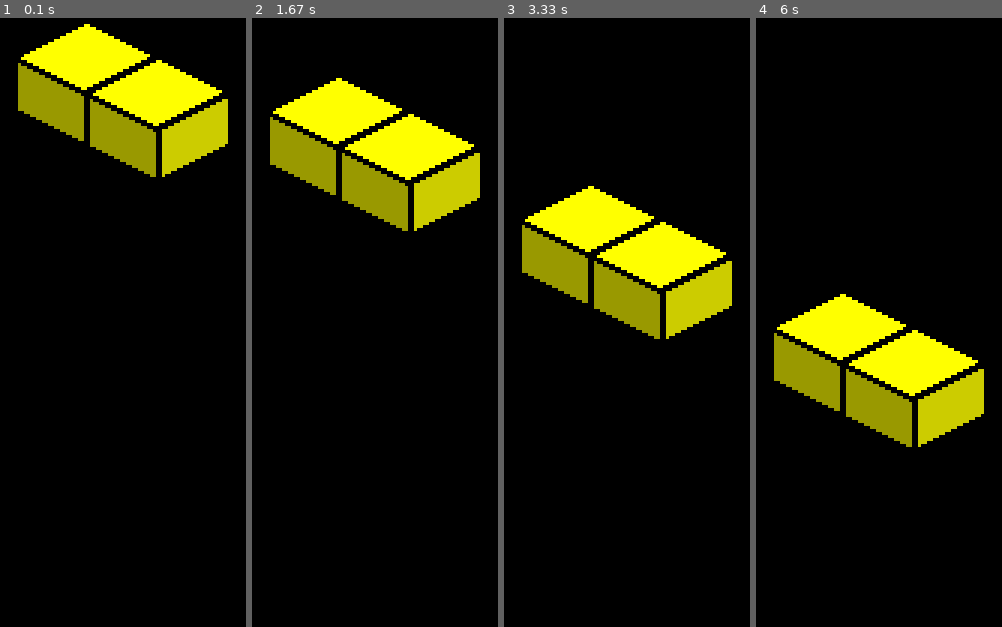
Above: before the commit, frames 1-4 (left to right).
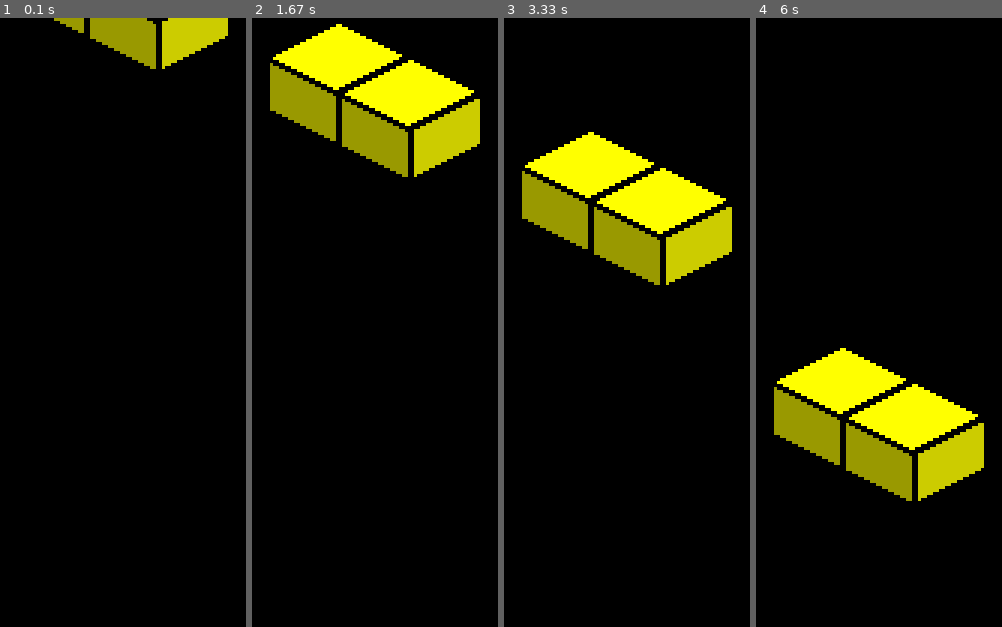
Above: after the commit, the same moments.

Repository: jedeth/tetris_pedago_python
Game: pygame game, started from tetris_3d.py
Two runs of this game, one before a commit and one after it. Both use one fixed random seed, a clock stepped at 60 frames per second and the inputs below.
Inputs:
- Up to frame 1 (0.1 s): no input
- Up to frame 2 (1.67 s): no input
- Up to frame 3 (3.33 s): no input
- Up to frame 4 (6 s): no input

The runs differ from the first frame. In frame 1, 15% of the frame differs, in the area x 7-93%, y 0-27%; in frame 2, 18%, in the area x 7-93%, y 0-35%; in frame 3, 18%; in frame 4, 18%.

Commit message:
Refactor game logic and enhance piece generation in 3D Tetris

Diff:
--- a/tetris_3d.py
+++ b/tetris_3d.py
@@ -1,7 +1,7 @@
 import pygame
 import sys
 import random
-import time # Utile pour la gestion du temps
+import time # Pas activement utilisé pour les délais ici, mais pygame.time l'est
 
 # --- Initialisation de Pygame ---
 pygame.init()
@@ -15,14 +15,14 @@
 # Dimensions de l'arène de jeu 3D (en nombre de blocs)
 LARGEUR_ARENE_3D = 6
 PROFONDEUR_ARENE_3D = 6
-HAUTEUR_ARENE_3D = 10 # Hauteur où les pièces peuvent s'empiler
+HAUTEUR_ARENE_3D = 12 # Hauteur où les pièces peuvent s'empiler
 
 # Couleurs
 noir = (0, 0, 0)
 blanc = (255, 255, 255)
 gris_clair = (200, 200, 200)
-rouge = (255,0,0) # Ajouté pour Game Over et pour tests
-couleur_vide = (30, 30, 30)
+rouge = (255, 0, 0)
+couleur_vide = (30, 30, 30) # Pour les cases vides de l'arène si besoin
 
 couleurs_pieces = {
     1: (255, 255, 0),   # Jaune
@@ -31,32 +31,37 @@
     4: (0, 0, 255),     # Bleu foncé
     5: (128, 0, 128),   # Violet
     6: (0, 255, 0),     # Vert
-    7: (255, 0, 0)      # Rouge
+    7: (255, 0, 0)      # Rouge (attention, utilisé aussi pour Game Over)
 }
 
 # --- Définitions des Formes de Pièces 3D et Types ---
 PIECES_3D_TYPES = {
-    "I": {"formes": [[(0,0,0), (1,0,0), (2,0,0), (3,0,0)]], "couleur_idx": 2},
-    "L": {"formes": [[(0,0,0), (0,0,1), (0,0,2), (1,0,0)]], "couleur_idx": 3},
-    "O_simple": {"formes": [[(0,0,0), (1,0,0)]], "couleur_idx": 1}
+    "I": {"formes": [[(0,0,0), (1,0,0), (2,0,0), (3,0,0)]], "couleur_idx": 2, "nom": "I"},
+    "L": {"formes": [[(0,0,0), (0,0,1), (0,0,2), (1,0,0)]], "couleur_idx": 3, "nom": "L"},
+    "O_simple": {"formes": [[(0,0,0), (1,0,0)]], "couleur_idx": 1, "nom": "O_simple"}
+    # TODO: Ajouter plus de pièces et leurs rotations
 }
 LISTE_NOMS_PIECES = list(PIECES_3D_TYPES.keys())
 
 # --- Variables Globales pour la Pièce Active ---
-piece_actuelle_definition = []
+piece_actuelle_type_rotations = [] # Liste des matrices de rotation pour le type de pièce actuel
+piece_actuelle_rotation_index = 0  # Index de la rotation actuelle
+piece_actuelle_definition = []     # Forme actuelle (liste de (dx,dy,dz))
 piece_actuelle_gx = 0
 piece_actuelle_gy = 0
 piece_actuelle_gz = 0
 piece_actuelle_couleur = noir
+piece_actuelle_couleur_idx = 0     # Index de la couleur (clé pour couleurs_pieces)
+nom_piece_actuelle = ""            # Pour le débogage
 
 # --- Paramètres pour la Projection Isométrique ---
 DEMI_LARGEUR_ISO = 24
 DEMI_HAUTEUR_ISO = 12
 HAUTEUR_Z_ISO = 18
 origine_iso_x_ecran = largeur_fenetre // 2
-origine_iso_y_ecran = hauteur_fenetre // 4 # Un peu plus haut pour mieux voir tomber
-
-# --- Fonctions Utilitaires (Projection, Dessin, Logique) ---
+origine_iso_y_ecran = hauteur_fenetre // 4
+
+# --- Fonctions Utilitaires ---
 def projeter_point_iso(monde_x, monde_y, monde_z):
     ecran_x = origine_iso_x_ecran + (monde_x - monde_y) * DEMI_LARGEUR_ISO
     ecran_y = origine_iso_y_ecran + (monde_x + monde_y) * DEMI_HAUTEUR_ISO - monde_z * HAUTEUR_Z_ISO
@@ -70,37 +75,33 @@
     s = [projeter_point_iso(p[0], p[1], p[2]) for p in sommets_3d]
     r, g, b = couleur_base
     couleur_top = pygame.Color(min(255, int(r*1.0)), min(255, int(g*1.0)), min(255, int(b*1.0)))
-    couleur_cote1 = pygame.Color(min(255, int(r*0.8)), min(255, int(g*0.8)), min(255, int(b*0.8))) # Droite (X-max)
-    couleur_cote2 = pygame.Color(min(255, int(r*0.6)), min(255, int(g*0.6)), min(255, int(b*0.6))) # Gauche (Y-max)
-
-    # Faces (s'assurer que les indices sont corrects pour les faces visibles)
-    # Top: s[4],s[5],s[7],s[6] | Droite (X-max): s[1],s[3],s[7],s[5] | Gauche (Y-max): s[2],s[3],s[7],s[6]
-    # Ordre pour un effet de recouvrement correct simple (peut nécessiter un tri plus avancé plus tard)
-    pygame.draw.polygon(surface, couleur_cote2, [s[2], s[3], s[7], s[6]]) # Face Y-max (avant-gauche)
+    couleur_cote_droite = pygame.Color(min(255, int(r*0.8)), min(255, int(g*0.8)), min(255, int(b*0.8)))
+    couleur_cote_gauche = pygame.Color(min(255, int(r*0.6)), min(255, int(g*0.6)), min(255, int(b*0.6)))
+
+    # Faces: Top: s[4],s[5],s[7],s[6] | Droite (X-max): s[1],s[3],s[7],s[5] | Gauche (Y-max): s[2],s[3],s[7],s[6]
+    # (L'ordre de dessin des faces peut influencer la perception si elles se chevauchent parfaitement)
+    pygame.draw.polygon(surface, couleur_cote_gauche, [s[2], s[3], s[7], s[6]])
     pygame.draw.polygon(surface, noir, [s[2], s[3], s[7], s[6]], 2)
-    pygame.draw.polygon(surface, couleur_cote1, [s[1], s[3], s[7], s[5]]) # Face X-max (avant-droite)
+    pygame.draw.polygon(surface, couleur_cote_droite, [s[1], s[3], s[7], s[5]])
     pygame.draw.polygon(surface, noir, [s[1], s[3], s[7], s[5]], 2)
-    pygame.draw.polygon(surface, couleur_top, [s[4], s[5], s[7], s[6]]) # Face du dessus
+    pygame.draw.polygon(surface, couleur_top, [s[4], s[5], s[7], s[6]])
     pygame.draw.polygon(surface, noir, [s[4], s[5], s[7], s[6]], 2)
 
 def dessiner_piece_3d(surface, liste_cubes_relatifs, base_gx, base_gy, base_gz, couleur_piece):
     for dx, dy, dz in liste_cubes_relatifs:
-        cube_monde_x = base_gx + dx
-        cube_monde_y = base_gy + dy
-        cube_monde_z = base_gz + dz
-        dessiner_cube_iso(surface, cube_monde_x, cube_monde_y, cube_monde_z, couleur_piece)
+        dessiner_cube_iso(surface, base_gx + dx, base_gy + dy, base_gz + dz, couleur_piece)
 
 def creer_arene_3d_vide(largeur, profondeur, hauteur):
     arene = []
-    for z_niveau in range(hauteur):
+    for _ in range(hauteur): # z
         etage = []
-        for y_prof in range(profondeur):
-            ligne = [0] * largeur
-            etage.append(ligne)
+        for _ in range(profondeur): # y
+            etage.append([0] * largeur) # x
         arene.append(etage)
     return arene
 
 def dessiner_arene_3d_figee(surface, arene_3d, dict_couleurs):
+    if not arene_3d: return
     hauteur = len(arene_3d)
     if hauteur == 0: return
     profondeur = len(arene_3d[0])
@@ -115,44 +116,64 @@
                     couleur_bloc = dict_couleurs.get(valeur_cellule, couleur_vide)
                     dessiner_cube_iso(surface, gx, gy, gz, couleur_bloc)
 
-# NOUVEAU : Fonction pour générer une nouvelle pièce (met à jour les globales)
 def generer_nouvelle_piece_3d():
-    global piece_actuelle_definition, piece_actuelle_gx, piece_actuelle_gy, piece_actuelle_gz, piece_actuelle_couleur
+    global piece_actuelle_type_rotations, piece_actuelle_rotation_index, piece_actuelle_definition
+    global piece_actuelle_gx, piece_actuelle_gy, piece_actuelle_gz
+    global piece_actuelle_couleur, piece_actuelle_couleur_idx, nom_piece_actuelle
 
     nom_piece_choisie = random.choice(LISTE_NOMS_PIECES)
     details_piece = PIECES_3D_TYPES[nom_piece_choisie]
-    piece_actuelle_definition = details_piece["formes"][0] # Prend la première rotation définie
-    piece_actuelle_couleur = couleurs_pieces.get(details_piece["couleur_idx"], blanc)
-
-    # Position de départ centrée en X et Y, et en haut en Z
-    piece_actuelle_gx = LARGEUR_ARENE_3D // 2 -1 # Ajustez si nécessaire pour centrer la pièce
-    piece_actuelle_gy = PROFONDEUR_ARENE_3D // 2 -1 # Ajustez si nécessaire
-    piece_actuelle_gz = HAUTEUR_ARENE_3D # Commence au-dessus du "plafond" visible pour tomber
-
-    print(f"Nouvelle pièce: {nom_piece_choisie} à GZ={piece_actuelle_gz}")
-
+
+    nom_piece_actuelle = details_piece["nom"]
+    piece_actuelle_type_rotations = details_piece["formes"]
+    piece_actuelle_rotation_index = 0 # Toujours la première rotation pour l'instant
+    piece_actuelle_definition = piece_actuelle_type_rotations[piece_actuelle_rotation_index]
+
+    piece_actuelle_couleur_idx = details_piece["couleur_idx"]
+    piece_actuelle_couleur = couleurs_pieces.get(piece_actuelle_couleur_idx, blanc)
+
+    piece_actuelle_gx = LARGEUR_ARENE_3D // 2 - 1
+    piece_actuelle_gy = PROFONDEUR_ARENE_3D // 2 - 1
+    piece_actuelle_gz = HAUTEUR_ARENE_3D # Apparaît au-dessus du "plafond" pour tomber
+    print(f"Nouvelle pièce: {nom_piece_actuelle} à GZ={piece_actuelle_gz}")
+
+def verifier_collision_3d(arene_3d_logique, piece_definition_relative, base_gx, base_gy, base_gz):
+    for dx, dy, dz in piece_definition_relative:
+        ax = base_gx + dx
+        ay = base_gy + dy
+        az = base_gz + dz
+
+        if not (0 <= ax < LARGEUR_ARENE_3D and 0 <= ay < PROFONDEUR_ARENE_3D):
+            return True # Collision murs latéraux/profondeur
+        if az < 0:
+            return True # Collision avec le sol (z=0 est le sol)
+
+        # Collision avec des blocs existants (seulement si DANS l'arène)
+        if 0 <= az < HAUTEUR_ARENE_3D: # Le cube est à un niveau "figeable"
+            if arene_3d_logique[az][ay][ax] != 0:
+                return True
+    return False
 
 # --- Création de la Fenêtre et Initialisation des Éléments de Jeu ---
 ecran = pygame.display.set_mode(taille_fenetre)
-pygame.display.set_caption("Tetris 3D - Chute de Pièces")
+pygame.display.set_caption("Tetris 3D - Atterrissage")
 horloge = pygame.time.Clock()
 
 arene_3d_jeu = creer_arene_3d_vide(LARGEUR_ARENE_3D, PROFONDEUR_ARENE_3D, HAUTEUR_ARENE_3D)
-# Vous pouvez ajouter un sol pour tester la chute visuellement :
-# for x_sol in range(LARGEUR_ARENE_3D):
-#    for y_sol in range(PROFONDEUR_ARENE_3D):
-#        arene_3d_jeu[0][y_sol][x_sol] = 1 # Sol jaune au niveau gz=0
-
-generer_nouvelle_piece_3d() # Crée la première pièce active
-
-# Paramètres pour la chute automatique
-vitesse_chute = 1000 # millisecondes (1 seconde entre chaque descente)
+generer_nouvelle_piece_3d()
+
+vitesse_chute = 700 # Millisecondes
 temps_derniere_chute = pygame.time.get_ticks()
+game_over = False
 
 # --- Boucle de Jeu Principale ---
 running = True
 while running:
     temps_actuel = pygame.time.get_ticks()
+
+    # Obtenir la forme actuelle pour les vérifications et le dessin
+    # (sera important quand on ajoutera les rotations)
+    forme_actuelle_pour_logique = piece_actuelle_type_rotations[piece_actuelle_rotation_index]
 
     # Gestion des événements
     for event in pygame.event.get():
@@ -161,42 +182,55 @@
         if event.type == pygame.KEYDOWN:
             if event.key == pygame.K_ESCAPE:
                 running = False
-            # TODO: Ajouter ici les contrôles du joueur (gauche, droite, rotation, etc.)
+            # TODO: Ajouter les contrôles du joueur ici (si pas game_over)
 
     # --- Logique du Jeu ---
-    # Gravité : faire tomber la pièce active
-    if temps_actuel - temps_derniere_chute > vitesse_chute:
-        piece_actuelle_gz -= 1 # La pièce descend (Z diminue)
-        temps_derniere_chute = temps_actuel
-        # print(f"Pièce à GZ: {piece_actuelle_gz}") # Débogage
-
-        # Logique de test très simple : si la pièce sort par le bas, en générer une nouvelle
-        # (sera remplacé par la détection de collision et le verrouillage)
-        min_gz_piece = piece_actuelle_gz # Le gz du pivot
-        for _, _, dz in piece_actuelle_definition: # Trouver le dz le plus bas de la pièce
-            if piece_actuelle_gz + dz < min_gz_piece :
-                 min_gz_piece = piece_actuelle_gz + dz
-
-        # Si le point le plus bas de la pièce (son pivot + son dz le plus bas, qui est souvent 0)
-        # est en dessous du "sol" (gz=0), on regénère.
-        # Note: si une pièce a des dz négatifs, cette logique doit être adaptée.
-        # Nos pièces actuelles ont dz >= 0.
-        if piece_actuelle_gz + min([dz for _,_,dz in piece_actuelle_definition]) < 0 : # si le cube le plus bas de la piece est sous le sol
-             print(f"Pièce {LISTE_NOMS_PIECES[LISTE_NOMS_PIECES.index(random.choice(LISTE_NOMS_PIECES))]} a atteint le bas, regénération...")
-             generer_nouvelle_piece_3d()
-
+    if not game_over:
+        if temps_actuel - temps_derniere_chute > vitesse_chute:
+            prochain_gz = piece_actuelle_gz - 1
+
+            if not verifier_collision_3d(arene_3d_jeu, forme_actuelle_pour_logique,
+                                         piece_actuelle_gx, piece_actuelle_gy, prochain_gz):
+                piece_actuelle_gz = prochain_gz
+            else:
+                # La pièce atterrit !
+                print(f"Pièce {nom_piece_actuelle} atterrit à GZ={piece_actuelle_gz}")
+                for dx, dy, dz in forme_actuelle_pour_logique:
+                    ax = piece_actuelle_gx + dx
+                    ay = piece_actuelle_gy + dy
+                    az = piece_actuelle_gz + dz
+                    if 0 <= ax < LARGEUR_ARENE_3D and \
+                       0 <= ay < PROFONDEUR_ARENE_3D and \
+                       0 <= az < HAUTEUR_ARENE_3D:
+                        arene_3d_jeu[az][ay][ax] = piece_actuelle_couleur_idx
+
+                # TODO: Vérifier et supprimer les couches complètes
+
+                generer_nouvelle_piece_3d() # Génère la suivante
+
+                # Vérifier Game Over pour la NOUVELLE pièce
+                forme_nouvelle_piece = piece_actuelle_type_rotations[piece_actuelle_rotation_index]
+                if verifier_collision_3d(arene_3d_jeu, forme_nouvelle_piece,
+                                         piece_actuelle_gx, piece_actuelle_gy, piece_actuelle_gz):
+                    game_over = True
+                    print("GAME OVER!")
+
+            temps_derniere_chute = temps_actuel
 
     # --- Dessin ---
     ecran.fill(noir)
-
-    # Dessiner l'arène figée
     dessiner_arene_3d_figee(ecran, arene_3d_jeu, couleurs_pieces)
 
-    # Dessiner la pièce active qui tombe
-    if piece_actuelle_definition:
-        dessiner_piece_3d(ecran, piece_actuelle_definition,
+    if piece_actuelle_definition and not game_over: # Ne dessine la pièce active que si le jeu n'est pas fini
+        dessiner_piece_3d(ecran, forme_actuelle_pour_logique,
                           piece_actuelle_gx, piece_actuelle_gy, piece_actuelle_gz,
                           piece_actuelle_couleur)
+
+    if game_over:
+        font = pygame.font.Font(None, 74)
+        text_surface = font.render('GAME OVER', True, rouge)
+        text_rect = text_surface.get_rect(center=(largeur_fenetre/2, hauteur_fenetre/2))
+        ecran.blit(text_surface, text_rect)
 
     pygame.display.flip()
     horloge.tick(FPS)
